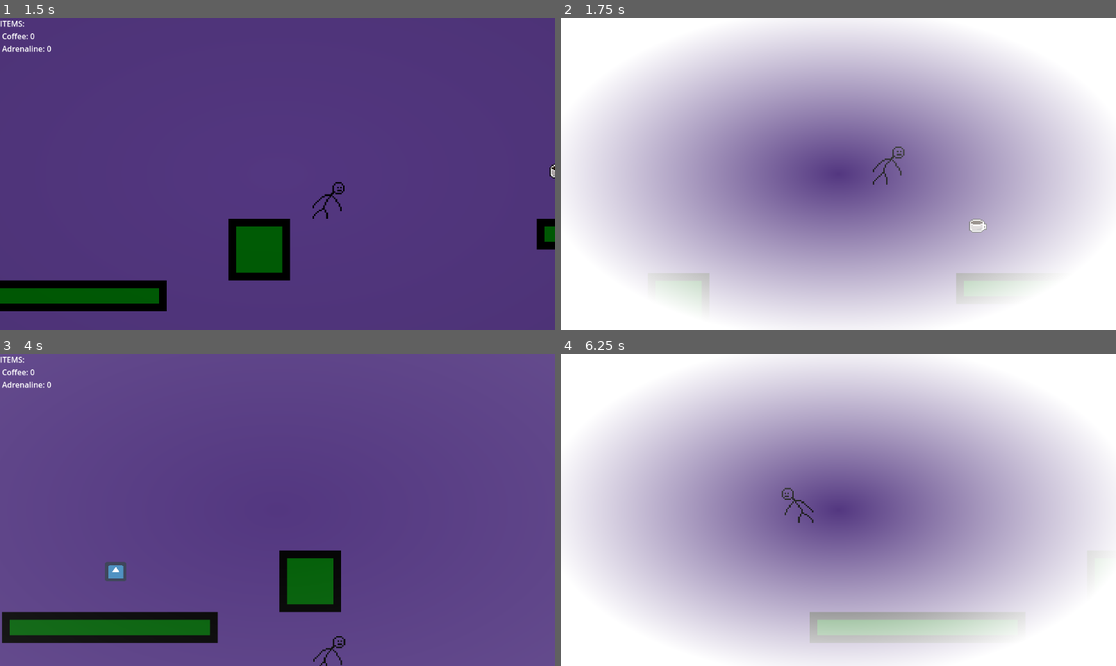
Above: before the commit, frames 1-4 (two rows, left to right).
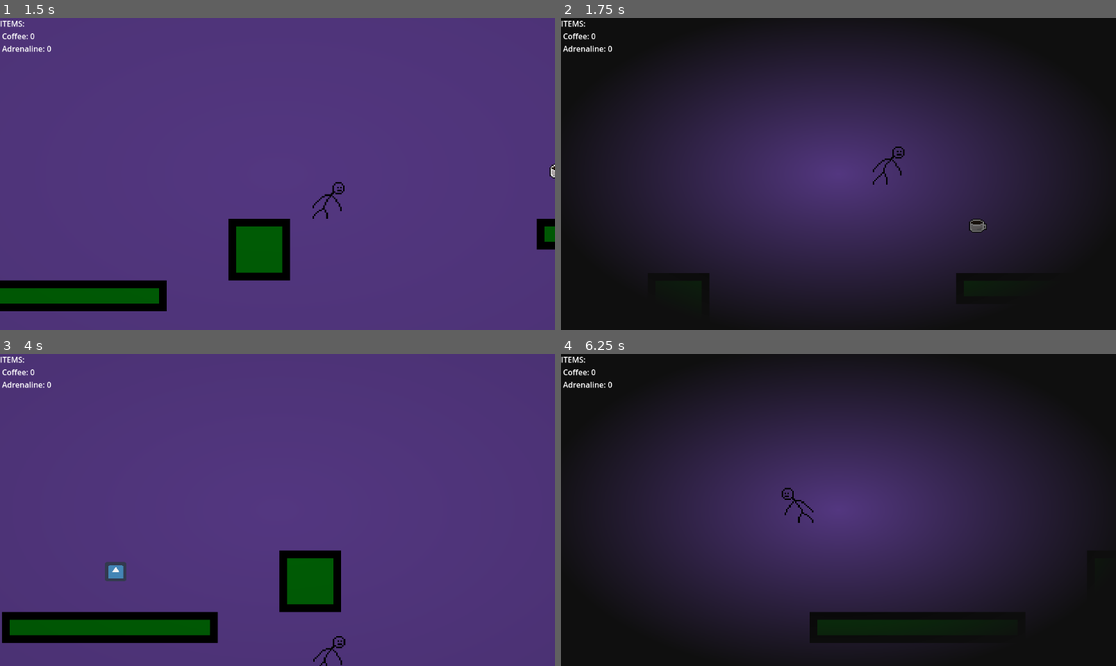
Above: after the commit, the same moments.

Repository: Varun-Ganeshkumar/Late-For-Work
Game: Godot game, scene res://scenes/level_1.tscn
Same seed, same stepped clock (60 frames per second), same inputs: the game is played once before the commit and once after it. The engine's default icon, where the game draws it, is replaced by a stand-in: a white triangle on a blue panel in a dark square.
Inputs:
- Up to frame 1 (1.5 s): tap Enter at 0.5 s; hold Right (right) from 0.53 s (still down); tap Q (coffee) at 0.6 s; tap Space (jump) at 0.77 s; tap E (slow) at 1.35 s
- Up to frame 2 (1.75 s): keep holding Right (right); tap Space (jump) at 1.52 s
- Up to frame 3 (4 s): release Right (right) at 2.03 s; hold Left (left) 2.03-2.78 s; tap Q (coffee) at 2.1, 3.6 s; hold Right (right) from 2.78 s (still down); tap E (slow) at 2.85 s; tap Space (jump) at 3.02, 3.77 s
- Up to frame 4 (6.25 s): release Right (right) at 4.28 s; hold Left (left) 4.28-5.03 s; tap E (slow) at 4.35, 5.85 s; tap Space (jump) at 4.52, 6.02 s; hold Right (right) 5.03-5.78 s; tap Q (coffee) at 5.1 s; hold Left (left) from 5.78 s (still down)

Frame 1 is identical in both runs. In frame 2, 99% of the frame differs, in the area x 0-100%, y 0-100%; in frame 3, 0.1%; in frame 4, 99%.

Commit message:
Fully fixed vignette and transition
Took a long time, but that is now perfected in terms of code (maybe future edits for design but it depends how long everything else will take)

Diff:
--- a/scripts/hud.gd
+++ b/scripts/hud.gd
@@ -1,20 +1,22 @@
 extends Control
 
 @onready var border = $CanvasLayer/ColorRect
+var color_change = 1.00
 
 # Called every frame. 'delta' is the elapsed time since the previous frame.
 func _process(delta: float) -> void:
 	%Label.text = "ITEMS: \n Coffee: " + str(global.hc_coffee) + "\n Adrenaline: " + str(global.hc_adr);
 	border.material.set_shader_parameter('alpha', abs(global.shader_mult));
+# IF COLOR CHANGE IS 1, THAT MEANS IT WILL TURN WHITE
+	if global.shader_mult > 0:
+		color_change = 0.00
+		border.material.set_shader_parameter("standard" , color_change);
+	if global.shader_mult < 0:
+		_colorTransition()
 
-	var color_change = 1.00
 
-	if global.shader_mult < 0:
-		color_change = 1.00
+func _colorTransition() -> void:
+	while color_change < 1:
+		await get_tree().create_timer(0.1).timeout
+		color_change = color_change + 0.01
 		border.material.set_shader_parameter("standard" , color_change);
-	elif global.shader_mult > 1:
-		color_change = 1.00
-		while color_change > 0:
-			await get_tree().create_timer(1).timeout
-			color_change = color_change - 0.01
-			border.material.set_shader_parameter("standard" , color_change);
